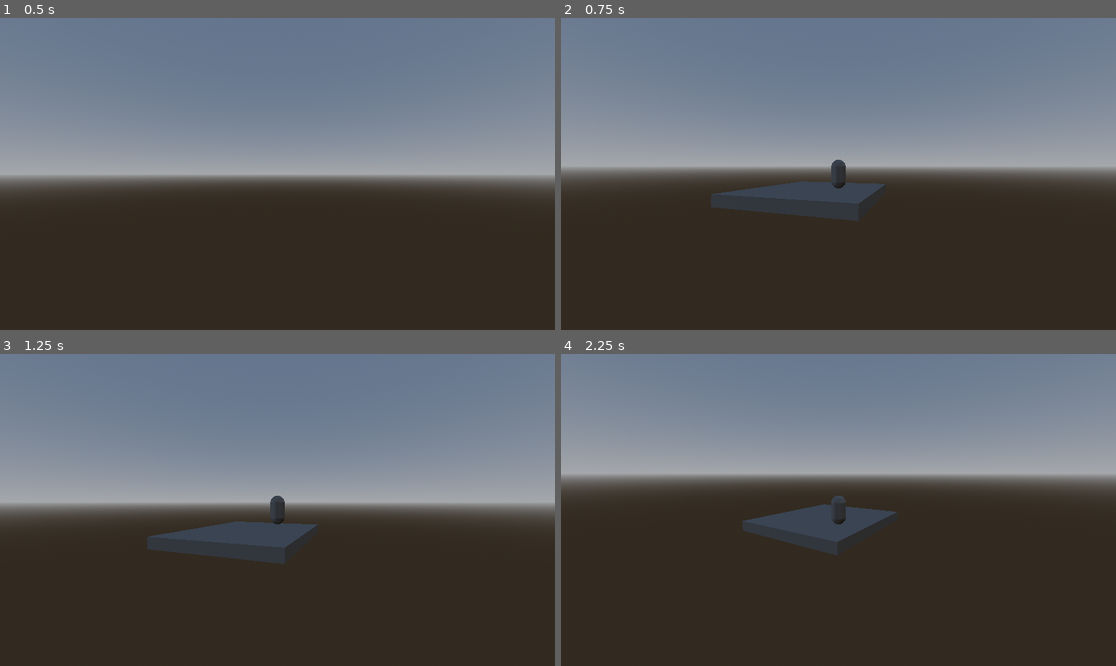
Above: before the commit, frames 1-4 (two rows, left to right).
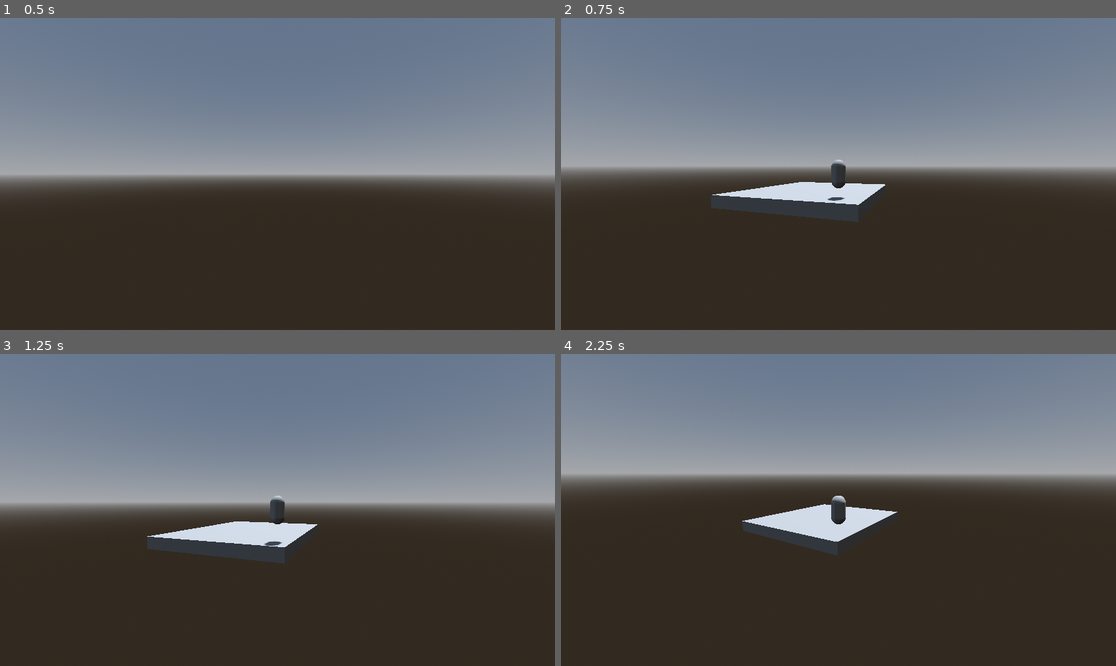
Above: after the commit, the same moments.

Repository: bx-sa1/GDPlayerControllers
Game: Godot game, scene res://tests/fps_test.tscn
The game is run twice, just before and just after one commit, with the same random seed, the same clock (stepped at 60 frames per second) and the same inputs.
Inputs (mouse positions are in pixels of both pictures, inside the frame that each line leads up to):
- Up to frame 1 (0.5 s): no input
- Up to frame 2 (0.75 s): tap Enter at 0.5 s; move the mouse to (960, 158) at 0.52 s; hold D (move_right) from 0.53 s (still down); hold Space (jump) from 0.53 s (still down)
- Up to frame 3 (1.25 s): keep holding D (move_right); keep holding Space (jump)
- Up to frame 4 (2.25 s): move the mouse to (727, 525) at 1.27 s; release D (move_right) at 1.28 s; release Space (jump) at 1.28 s; hold S (move_back) 1.28-2.03 s; tap Space (jump) at 1.35, 1.52, 1.82 s; move the mouse to (894, 441) at 2.02 s; hold D (move_right) from 2.03 s (still down); hold Space (jump) from 2.03 s (still down)

Frame 1 is identical in both runs. In frame 2, 1.4% of the frame differs, in the area x 27-59%, y 45-66%; in frame 3, 1.5%; in frame 4, 1.6%, in the area x 32-61%, y 45-61%.

Commit message:
merge fps and tps

Diff:
--- a/scripts/fps_controller.gd
+++ b/scripts/fps_controller.gd
@@ -5,10 +5,24 @@
 @export var SENSITIVITY = 1
 @export var GRAVITY = 10
 @export var JUMP_ACCEL = 5
+@export var CAM_DISTANCE = 10.0
+
+enum ViewState {
+	FirstPerson,
+	ThirdPerson
+	}
+@export var view_state: ViewState:
+	set(v):
+		view_state = v
+		view_state_change.emit(v)
+signal view_state_change
+
+var pitch = 0.0
 
 # Called when the node enters the scene tree for the first time.
 func _ready() -> void:
 	super()
+	view_state_change.connect(on_view_state_change)
 
 # Called every frame. 'delta' is the elapsed time since the previous frame.
 func _process(delta: float) -> void:
@@ -38,5 +52,20 @@
 
 	if event is InputEventMouseMotion:
 		rotate_y(deg_to_rad(-event.relative.x * 0.1 * SENSITIVITY))
-		camera.rotate_x(deg_to_rad(-event.relative.y * 0.1 * SENSITIVITY))
-		camera.rotation.x = clampf(camera.rotation.x, -PI/2, PI/2)
+
+		if view_state == ViewState.FirstPerson:
+			camera.rotate_x(deg_to_rad(-event.relative.y * 0.1 * SENSITIVITY))
+			camera.rotation.x = clampf(camera.rotation.x, -PI/2, PI/2)
+		elif view_state == ViewState.ThirdPerson:
+			pitch += deg_to_rad(-event.relative.y * 0.1 * SENSITIVITY)
+			pitch = clampf(pitch, -PI/2, PI/2)
+			camera.position.x = cos(pitch) * CAM_DISTANCE
+			camera.position.y = sin(pitch) * CAM_DISTANCE
+			camera.position.z = cos(pitch) * CAM_DISTANCE
+			camera.look_at(position)
+
+func on_view_state_change(v: ViewState) -> void:
+	if v == ViewState.FirstPerson:
+		camera.position = Vector3.ZERO
+	elif v == ViewState.ThirdPerson:
+		camera.position.z -= CAM_DISTANCE
--- a/scripts/tps_controller.gd
+++ /dev/null
@@ -1,50 +0,0 @@
-@tool
-class_name TPSController extends BaseController
-
-@export var MAX_SPEED = 2
-@export var SENSITIVITY = 1
-@export var GRAVITY = 10
-@export var JUMP_ACCEL = 5
-@export var CAM_RADIUS = 10.0
-
-var pitch = 0.0
-
-# Called when the node enters the scene tree for the first time.
-func _ready() -> void:
-	super()
-	camera.position.z -= CAM_RADIUS
-
-# Called every frame. 'delta' is the elapsed time since the previous frame.
-func _process(delta: float) -> void:
-	pass
-
-func _physics_process(delta: float) -> void:
-	if Engine.is_editor_hint():
-		return
-
-	if not is_on_floor():
-		velocity.y -= GRAVITY * delta
-
-	if is_on_floor() && Input.is_action_pressed("jump"):
-		velocity.y += JUMP_ACCEL
-
-	var idir = Input.get_vector("move_left", "move_right", "move_forward", "move_back")
-	var dir = (transform.basis * Vector3(idir.x, 0.0, idir.y)).normalized()
-	velocity.x = dir.x * MAX_SPEED
-	velocity.z = dir.z * MAX_SPEED
-
-	move_and_slide()
-
-
-func _input(event: InputEvent) -> void:
-	if Engine.is_editor_hint():
-		return
-
-	if event is InputEventMouseMotion:
-		rotate_y(deg_to_rad(-event.relative.x * 0.1 * SENSITIVITY))
-		pitch += deg_to_rad(-event.relative.y * 0.1 * SENSITIVITY)
-		pitch = clampf(pitch, -PI/2, PI/2)
-		camera.position.x = cos(pitch) * CAM_RADIUS
-		camera.position.y = sin(pitch) * CAM_RADIUS
-		camera.position.z = cos(pitch) * CAM_RADIUS
-		camera.look_at(position)
--- a/tests/fps_test.tscn
+++ b/tests/fps_test.tscn
@@ -1,10 +1,6 @@
 [gd_scene load_steps=7 format=3 uid="uid://bvkfd1w57shm1"]
 
-[ext_resource type="Script" uid="uid://brtswojencpp4" path="res://scripts/tps_controller.gd" id="1_c32mq"]
-
-[sub_resource type="CapsuleShape3D" id="CapsuleShape3D_3w87u"]
-
-[sub_resource type="CapsuleMesh" id="CapsuleMesh_c32mq"]
+[ext_resource type="Script" uid="uid://ditsvkfwd30ne" path="res://scripts/fps_controller.gd" id="1_c32mq"]
 
 [sub_resource type="ProceduralSkyMaterial" id="ProceduralSkyMaterial_c32mq"]
 
@@ -15,6 +11,10 @@
 background_mode = 2
 sky = SubResource("Sky_3w87u")
 
+[sub_resource type="CapsuleShape3D" id="CapsuleShape3D_3w87u"]
+
+[sub_resource type="CapsuleMesh" id="CapsuleMesh_c32mq"]
+
 [node name="FpsTest" type="Node3D"]
 
 [node name="CSGBox3D" type="CSGBox3D" parent="."]
@@ -22,19 +22,25 @@
 use_collision = true
 size = Vector3(11.532013, 1, 13.500916)
 
-[node name="TPSController" type="CharacterBody3D" parent="."]
-transform = Transform3D(1, 0, 0, 0, 1, 0, 0, 0, 1, 0, 3.4413176, 0)
+[node name="WorldEnvironment" type="WorldEnvironment" parent="."]
+environment = SubResource("Environment_2jyg6")
+
+[node name="FPSController" type="CharacterBody3D" parent="."]
+transform = Transform3D(1, 0, 0, 0, 1, 0, 0, 0, 1, 0, 3.3488874, 0)
 script = ExtResource("1_c32mq")
-CAPTURE_MOUSE = false
+view_state = 1
+metadata/_custom_type_script = "uid://ditsvkfwd30ne"
 
-[node name="CollisionShape3D" type="CollisionShape3D" parent="TPSController"]
+[node name="Camera3D" type="Camera3D" parent="FPSController"]
+transform = Transform3D(1, 0, 0, 0, 1, 0, 0, 0, 1, 0, 0, -10)
+
+[node name="CollisionShape3D" type="CollisionShape3D" parent="FPSController"]
 shape = SubResource("CapsuleShape3D_3w87u")
 
-[node name="Camera3D" type="Camera3D" parent="TPSController"]
-transform = Transform3D(1, 0, 0, 0, 1, 0, 0, 0, 1, 0, 0.51396275, 0)
+[node name="MeshInstance3D" type="MeshInstance3D" parent="FPSController"]
+mesh = SubResource("CapsuleMesh_c32mq")
+skeleton = NodePath("")
 
-[node name="MeshInstance3D" type="MeshInstance3D" parent="TPSController"]
-mesh = SubResource("CapsuleMesh_c32mq")
-
-[node name="WorldEnvironment" type="WorldEnvironment" parent="."]
-environment = SubResource("Environment_2jyg6")
+[node name="DirectionalLight3D" type="DirectionalLight3D" parent="."]
+transform = Transform3D(1, 0, 0, 0, -0.36744288, 0.9300461, 0, -0.9300461, -0.36744288, 0, 6.729846, 0)
+shadow_enabled = true
